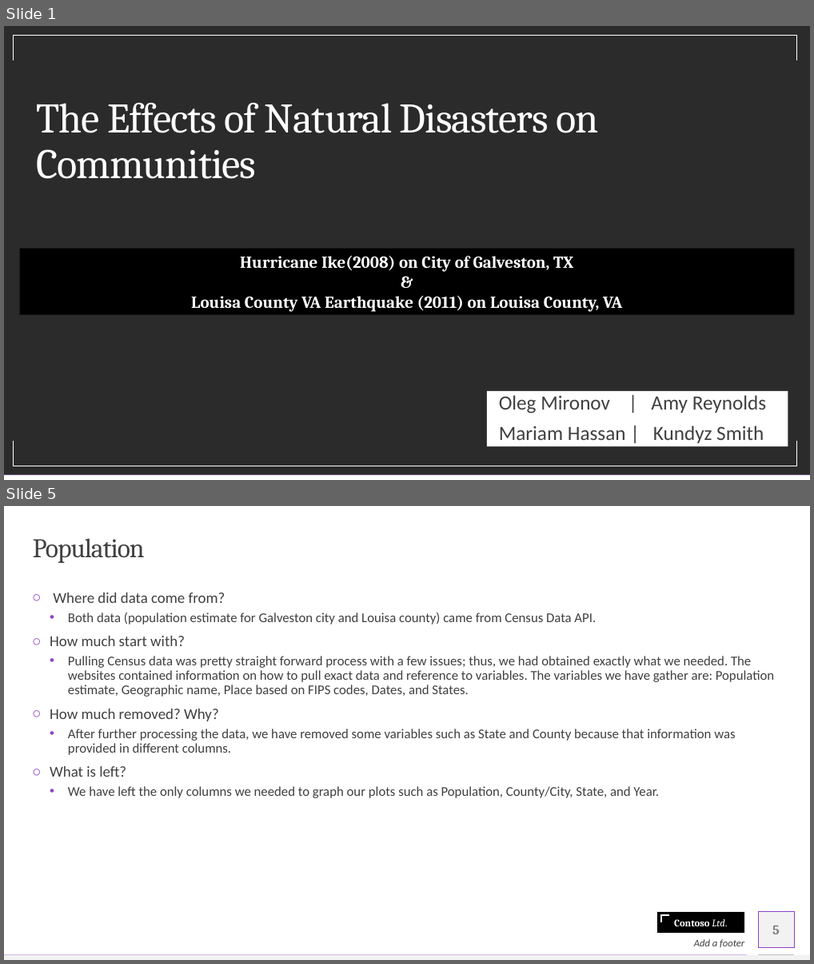
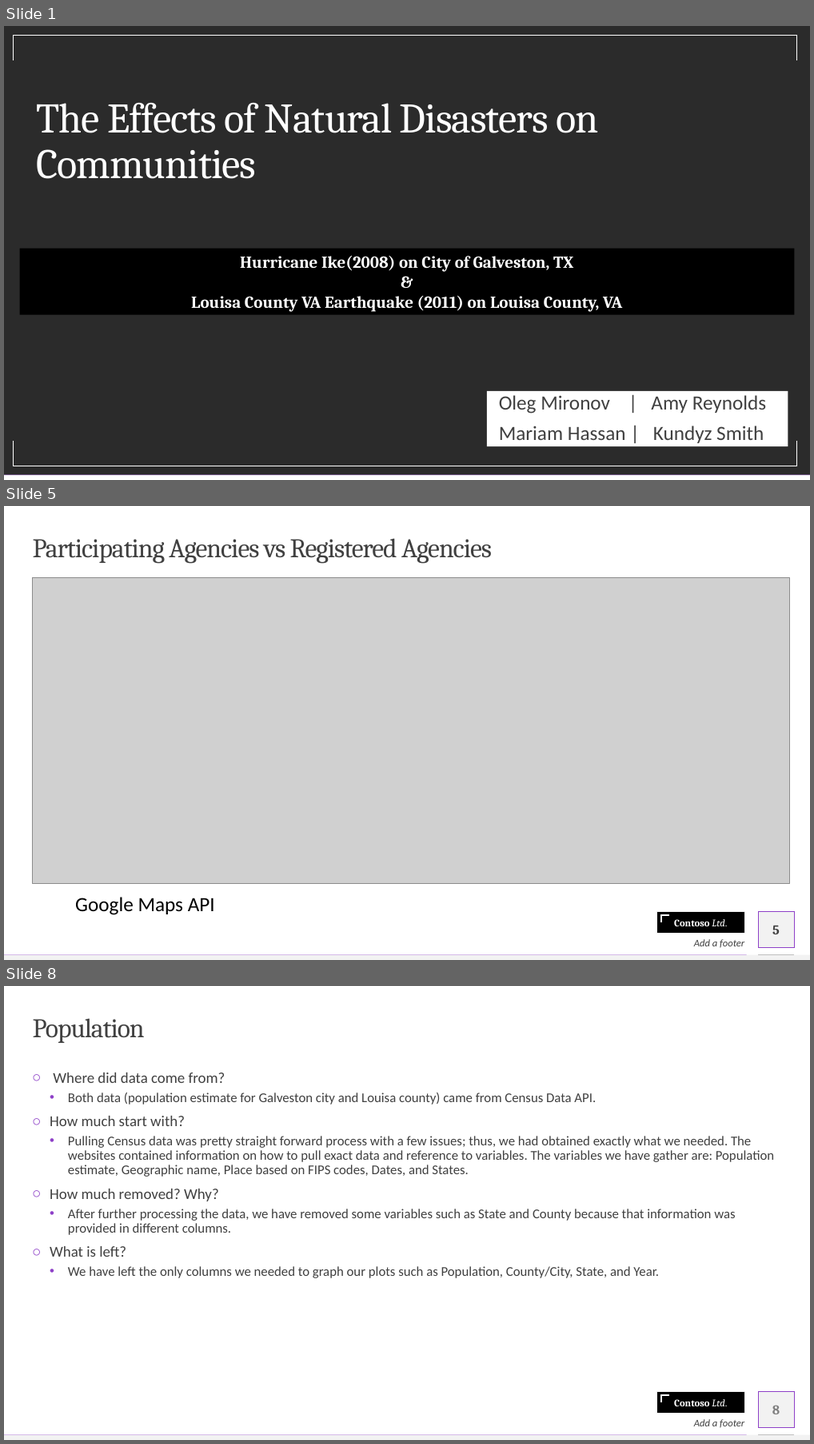
Before and after one commit to olegmrnv/crime_correlations, a slide deck: reports/Crime Analysis .pptx. Shown one above the other, each under a label of ours: slides 1 and 5 before the commit, slides 1, 5 and 8 after it; the slides between them are not shown. The pictures are 814x964 and 814x1444 pixels, drawn with LibreOffice and Linux fonts; fonts in the diff are those of the drawing; grey boxes stand for pictures; background and template pictures are left out; a plain dark background stands for a picture behind light text. Boxes give left, top, right and bottom in pixels: in the first picture for what was removed or moved away, otherwise in the second. Text is boxed around its words. In the diff, an @@ line names an element or a change of style, - is before the commit and + after.

```diff
--- a/reports/Crime Analysis .pptx
+++ b/reports/Crime Analysis .pptx
@@ slide 5 added at bbox=[4, 506, 810, 960], background #FFFFFF; not listed: 6 template elements that a slide beside it also shows @@
@@ title added at bbox=[33, 538, 492, 564], 32 pt, text #404040 @@
+Participating Agencies vs Registered Agencies
@@ picture added at bbox=[33, 578, 790, 884] @@
@@ text added at bbox=[75, 896, 215, 915], 24 pt, text #000000 @@
+  Google Maps API
@@ page number added at bbox=[773, 924, 780, 934], 16 pt, text #404040, bold @@
+5
@@ text added at bbox=[694, 939, 745, 948], 12 pt, text #404040, italic @@
+Add a footer
@@ what was slide 5 is now slide 8 @@
@@ page number at bbox=[773, 1404, 780, 1414]: text changed @@
-5
+8
```
Also in this commit, not shown: 5 slides changed, 4 other slides added, 2 slides removed, 7 other files.
